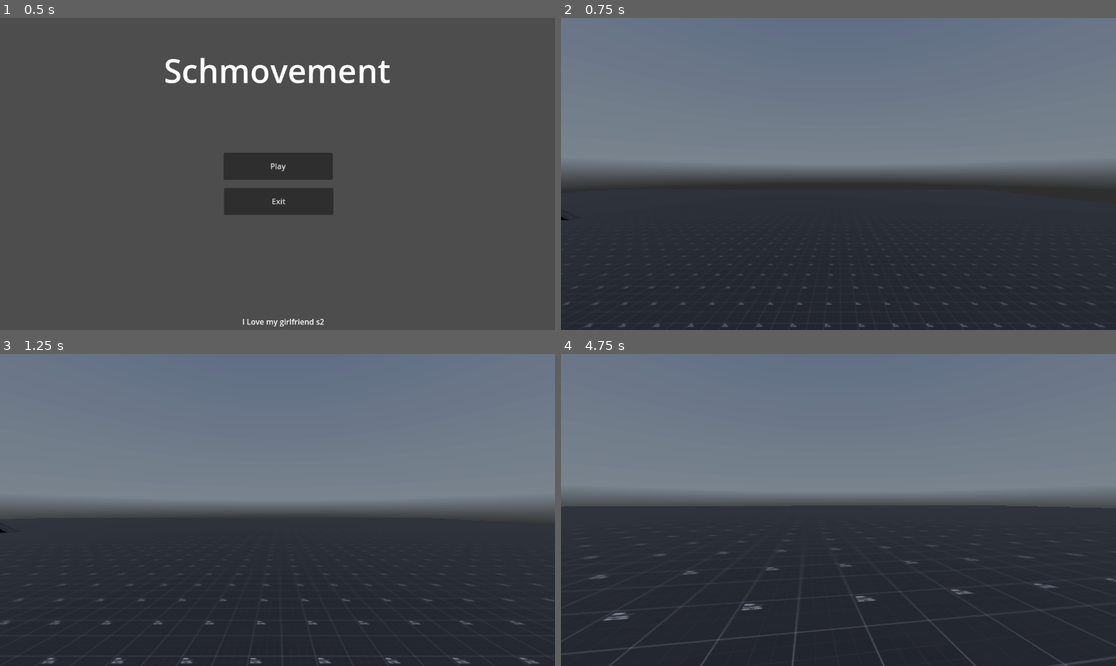
Above: before the commit, frames 1-4 (two rows, left to right).
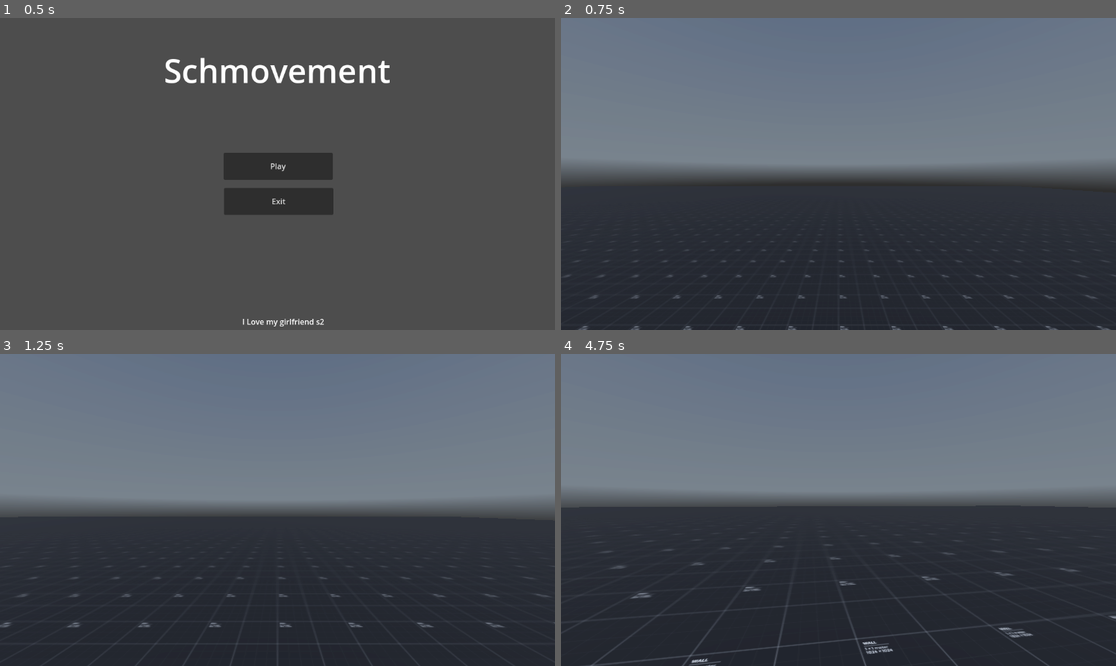
Above: after the commit, the same moments.

Repository: BreadDemon/Schmovement
Game: Godot game, scene res://nodes/game_menu.tscn
Same seed, same stepped clock (60 frames per second), same inputs: the game is played once before the commit and once after it. A sky picture missing from this copy of the repository is replaced by a grey-blue gradient.
Inputs (mouse positions are in pixels of both pictures, inside the frame that each line leads up to):
- Up to frame 1 (0.5 s): no input
- Up to frame 2 (0.75 s): click "Play" at 0.5 s
- Up to frame 3 (1.25 s): no input
- Up to frame 4 (4.75 s): tap Enter (ui_accept) at 1.25, 1.52, 2.27, 3.77, 4.52 s; move the mouse to (866, 510) at 1.27 s; hold Ctrl (Crouch) 1.28-2.03 s; hold W (forward) from 1.28 s (still down); tap Shift (Sprint) at 1.55, 2.1, 3.05, 3.6, 4.55 s; move the mouse to (810, 510) at 2.02 s; tap Ctrl (Crouch) at 2.3, 3.8 s; move the mouse to (849, 503) at 2.77 s; hold Ctrl (Crouch) 2.78-3.53 s; move the mouse to (832, 516) at 3.52 s; move the mouse to (877, 513) at 4.27 s; hold Ctrl (Crouch) from 4.28 s (still down)

Frame 1 is identical in both runs. In frame 2, 0.7% of the frame differs, in the area x 0-100%, y 63-100%; in frame 3, 0.8%; in frame 4, 1.7%, in the area x 0-100%, y 57-100%.

Commit message:
Added sliding to the player

Diff:
--- a/src/nodes/playgroung.tscn
+++ b/src/nodes/playgroung.tscn
@@ -160,4 +160,4 @@
 size = Vector3(5, 1, 3)
 
 [node name="CharacterBody3D" parent="." instance=ExtResource("4_su4wl")]
-transform = Transform3D(1, 0, 0, 0, 1, 0, 0, 0, 1, 2.42973, 4.51086, 7.06247)
+transform = Transform3D(1, 0, 0, 0, 1, 0, 0, 0, 1, 0, 3.03225, 0)
--- a/src/scripts/player.gd
+++ b/src/scripts/player.gd
@@ -13,6 +13,16 @@
 @export var jump_velocity = 4.5
 
 @export var mouse_sensitivity = 0.1
+
+var walking_state = false
+var crouching_state = false
+var running_state = false
+var sliding_state = false
+
+var sliding_timer = 0.0
+var sliding_timer_max = 1.0
+var slide_vector = Vector2.ZERO
+var slide_speed = 5
 
 @export var crouching_depth = -0.75
 
@@ -37,28 +47,55 @@
 
 	if Input.get_mouse_mode() == Input.MOUSE_MODE_CAPTURED:
 		if event is InputEventMouseMotion:
-			neck.rotate_y(deg_to_rad(-event.relative.x * mouse_sensitivity))
-			camera.rotate_x(deg_to_rad(-event.relative.y * mouse_sensitivity))
-			camera.rotation.x = clamp(camera.rotation.x, deg_to_rad(-90), deg_to_rad(90))
+				neck.rotate_y(deg_to_rad(-event.relative.x * mouse_sensitivity))
+				camera.rotate_x(deg_to_rad(-event.relative.y * mouse_sensitivity))
+				camera.rotation.x = clamp(camera.rotation.x, deg_to_rad(-90), deg_to_rad(90))
 
 func _physics_process(delta):
-	if Input.is_action_pressed("Crouch") and is_on_floor():
+	var input_dir = Input.get_vector("left", "right", "forward", "back")
+
+	if Input.is_action_pressed("Crouch") or sliding_state and is_on_floor():
 		current_speed = crouched_speed
 		neck.position.y = lerp(neck.position.y, 0.65 + crouching_depth, delta * crouch_lerp)
-		standing.disabled = true;
-		crouching.disabled = false;
+		standing.disabled = true
+		crouching.disabled = false
+		crouching_state = true
+		if running_state and input_dir != Vector2.ZERO:
+			sliding_state = true
+			sliding_timer = sliding_timer_max
+			slide_vector = input_dir
+			print("Slide begin")
+		walking_state = false
+		running_state = false
 	elif Input.is_action_pressed("Crouch"):
 		neck.position.y = lerp(neck.position.y, 0.65 + crouching_depth, delta * crouch_lerp)
 		standing.disabled = true;
 		crouching.disabled = false;
+		crouching_state = true
+		walking_state = false
+		running_state = false
 	elif !ray_cast_3d.is_colliding():
 		standing.disabled = false;
 		crouching.disabled = true;
 		neck.position.y = lerp(neck.position.y, 0.65, delta * crouch_lerp)
 		if Input.is_action_pressed("Sprint") and is_on_floor() and not Input.is_action_pressed("back"):
 			current_speed = sprinting_speed
+			crouching_state = false
+			walking_state = false
+			running_state = true
 		else:
 			current_speed = walking_speed
+			crouching_state = false
+			walking_state = true
+			running_state = false
+
+	if sliding_state:
+		sliding_timer -= delta
+		camera.rotation.z = lerp(camera.rotation.z, -deg_to_rad(3.0), delta * lerp_accel)
+		if sliding_timer <= 0:
+			camera.rotation.z = lerp(camera.rotation.z, -deg_to_rad(-9.0), delta * lerp_accel)
+			sliding_state = false
+			print("Slide end")
 
 	# Add the gravity.
 	if not is_on_floor():
@@ -68,15 +105,22 @@
 	if Input.is_action_just_pressed("ui_accept") and is_on_floor():
 		velocity.y = jump_velocity
 
-	# Get the input direction and handle the movement/deceleration.
-	# As good practice, you should replace UI actions with custom gameplay actions.
-	var input_dir = Input.get_vector("left", "right", "forward", "back")
 	direction = lerp(direction, (neck.transform.basis * Vector3(input_dir.x, 0, input_dir.y)).normalized(), delta * lerp_accel)
-	if direction:
-		velocity.x = direction.x * current_speed
-		velocity.z = direction.z * current_speed
+
+	if sliding_state:
+		direction = (neck.transform.basis * Vector3(slide_vector.x, 0, slide_vector.y)).normalized()
+
+	if is_on_floor():
+		if direction:
+			velocity.x = direction.x * current_speed
+			velocity.z = direction.z * current_speed
+			if sliding_state:
+				velocity.x = direction.x * (sliding_timer+1) * slide_speed
+				velocity.z = direction.z * (sliding_timer+1) * slide_speed
+		else:
+			velocity.x = move_toward(velocity.x, 0, current_speed)
+			velocity.z = move_toward(velocity.z, 0, current_speed)
 	else:
-		velocity.x = move_toward(velocity.x, 0, current_speed)
-		velocity.z = move_toward(velocity.z, 0, current_speed)
-
+		velocity.x = lerp(velocity.x, direction.x * current_speed, delta * 2.0)
+		velocity.z = lerp(velocity.z, direction.z * current_speed, delta * 2.0)
 	move_and_slide()
